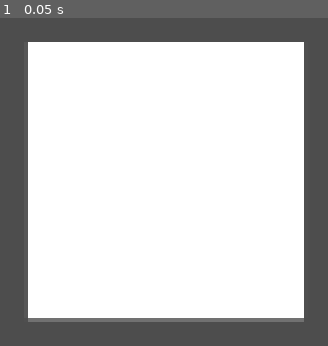
Above: before the commit, frame 1.
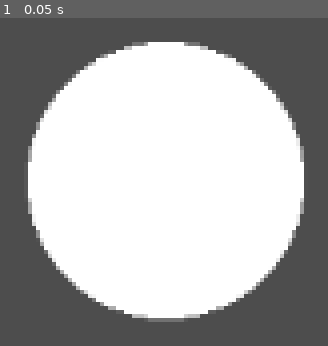
Above: after the commit, the same moment.

Repository: mjshsgamedev/the-game
Game: Godot game, scene res://Game.tscn
Same seed, same stepped clock (60 frames per second), same inputs: the game is played once before the commit and once after it.
Inputs:
- Up to frame 1 (0.05 s): no input

The runs differ from the first frame. In frame 1, 16% of the frame differs, in the area x 8-93%, y 7-93%.

Commit message:
add movement stuff (not working)

Diff:
--- a/Player/Player.tscn
+++ b/Player/Player.tscn
@@ -1,9 +1,16 @@
-[gd_scene load_steps=2 format=3 uid="uid://chuq3tmxoa3wx"]
+[gd_scene load_steps=3 format=3 uid="uid://chuq3tmxoa3wx"]
 
-[sub_resource type="QuadMesh" id="QuadMesh_l2ndj"]
+[sub_resource type="SphereMesh" id="SphereMesh_l2ndj"]
 
-[node name="Player" type="Node2D"]
+[sub_resource type="CircleShape2D" id="CircleShape2D_l2ndj"]
+
+[node name="Player" type="RigidBody2D"]
+gravity_scale = 0.0
 
 [node name="MeshInstance2D" type="MeshInstance2D" parent="."]
 scale = Vector2(100, 100)
-mesh = SubResource("QuadMesh_l2ndj")
+mesh = SubResource("SphereMesh_l2ndj")
+
+[node name="CollisionShape2D" type="CollisionShape2D" parent="."]
+scale = Vector2(5, 5)
+shape = SubResource("CircleShape2D_l2ndj")
--- a/Player/player.gd
+++ b/Player/player.gd
@@ -1,7 +1,16 @@
-extends Node
+extends RigidBody2D
+
+@export var speed = 100.0
 
 func _ready() -> void:
 	pass
 
 func _process(delta: float) -> void:
-	pass
+	var direction : Vector2 = Vector2(
+		(float(Input.is_action_pressed("mov_right")) -
+			float(Input.is_action_pressed("mov_left"))),
+		(float(Input.is_action_pressed("mov_up")) -
+			float(Input.is_action_pressed("mov_down")))
+	)
+
+	move_and_collide(direction * speed)
--- a/project.godot
+++ b/project.godot
@@ -15,6 +15,29 @@
 config/features=PackedStringArray("4.4", "Mobile")
 config/icon="res://icon.svg"
 
+[input]
+
+mov_right={
+"deadzone": 0.2,
+"events": [Object(InputEventKey,"resource_local_to_scene":false,"resource_name":"","device":-1,"window_id":0,"alt_pressed":false,"shift_pressed":false,"ctrl_pressed":false,"meta_pressed":false,"pressed":false,"keycode":0,"physical_keycode":4194321,"key_label":0,"unicode":0,"location":0,"echo":false,"script":null)
+]
+}
+mov_left={
+"deadzone": 0.2,
+"events": [Object(InputEventKey,"resource_local_to_scene":false,"resource_name":"","device":-1,"window_id":0,"alt_pressed":false,"shift_pressed":false,"ctrl_pressed":false,"meta_pressed":false,"pressed":false,"keycode":0,"physical_keycode":4194319,"key_label":0,"unicode":0,"location":0,"echo":false,"script":null)
+]
+}
+mov_up={
+"deadzone": 0.2,
+"events": [Object(InputEventKey,"resource_local_to_scene":false,"resource_name":"","device":-1,"window_id":0,"alt_pressed":false,"shift_pressed":false,"ctrl_pressed":false,"meta_pressed":false,"pressed":false,"keycode":0,"physical_keycode":4194320,"key_label":0,"unicode":0,"location":0,"echo":false,"script":null)
+]
+}
+down={
+"deadzone": 0.2,
+"events": [Object(InputEventKey,"resource_local_to_scene":false,"resource_name":"","device":-1,"window_id":0,"alt_pressed":false,"shift_pressed":false,"ctrl_pressed":false,"meta_pressed":false,"pressed":false,"keycode":0,"physical_keycode":4194322,"key_label":0,"unicode":0,"location":0,"echo":false,"script":null)
+]
+}
+
 [rendering]
 
 renderer/rendering_method="mobile"
